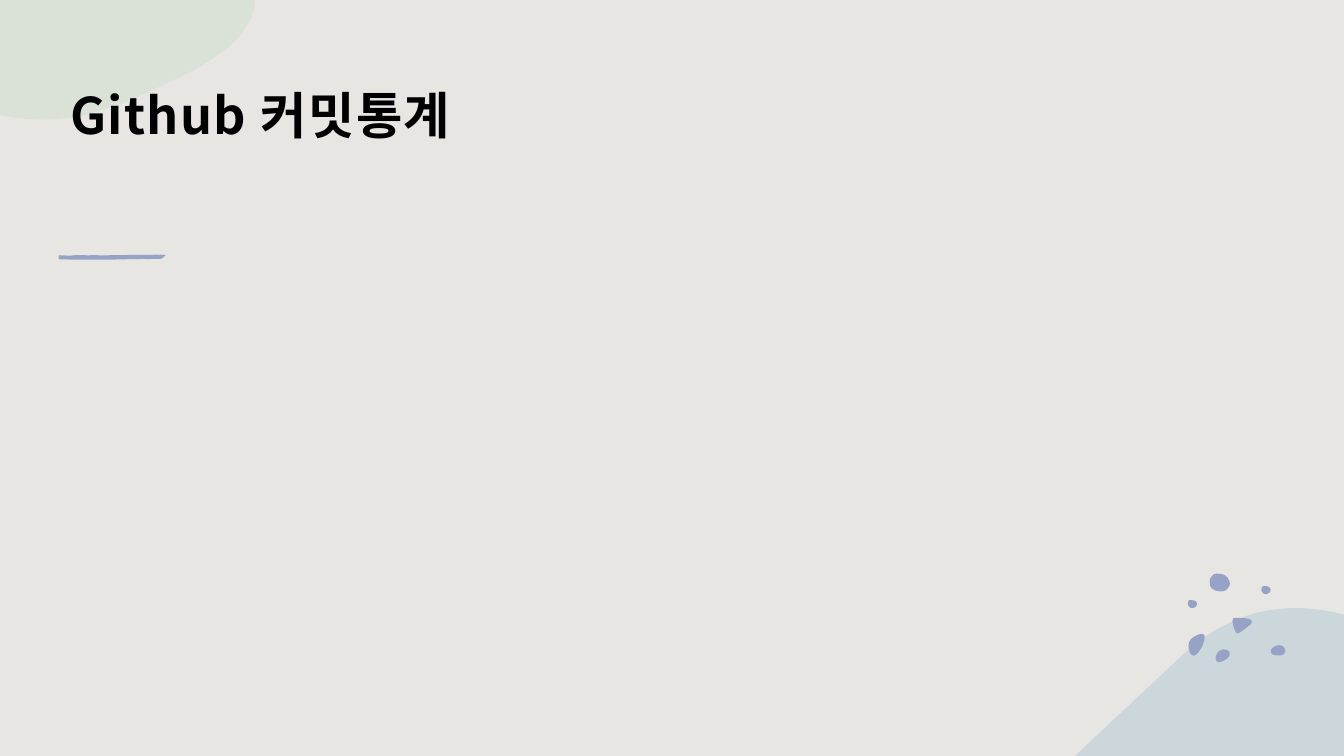
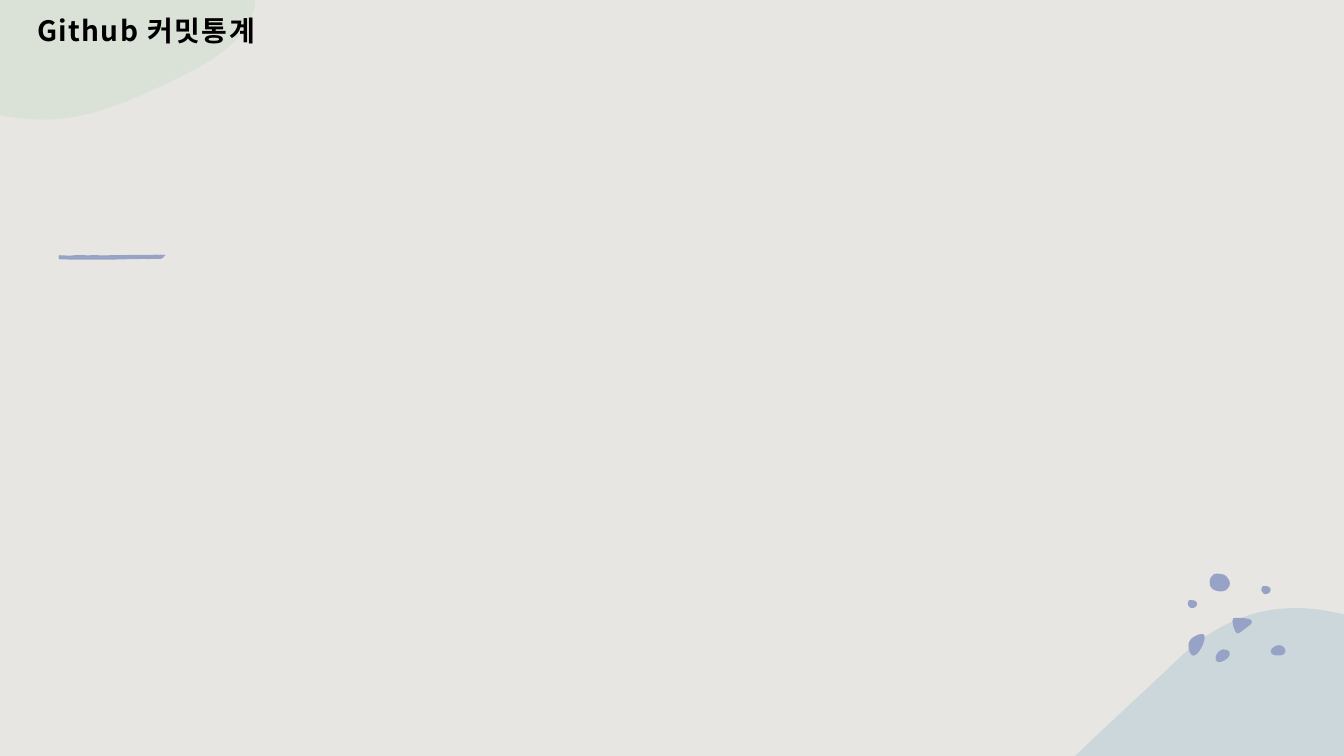
Before and after one commit to Dongyu1219/2DGP_SuperMario_Brothers, a slide deck: slide 4 of 2차발표/2DGP_2023180009_2차 프로젝트 발표.pptx. Drawn at 1344x756 pixels with LibreOffice and Linux fonts; fonts in the diff are those of the drawing; background and template pictures are left out. Boxes give left, top, right and bottom in pixels: in the first picture for what was removed or moved away, otherwise in the second. Text is boxed around its words. In the diff, an @@ line names an element or a change of style, - is before the commit and + after.

```diff
--- a/2차발표/2DGP_2023180009_2차 프로젝트 발표.pptx
+++ b/2차발표/2DGP_2023180009_2차 프로젝트 발표.pptx
@@ title "Github 커밋통계": place and size @@
-title "Github 커밋통계" at <box>70,91,450,139</box>
+title "Github 커밋통계" at <box>37,17,255,44</box>
@@ title "Github 커밋통계" at <box>37,17,255,44</box>: size 36 to 20 pt @@
```
Also in this commit, not shown: 2 other slides changed, 6 other files.
